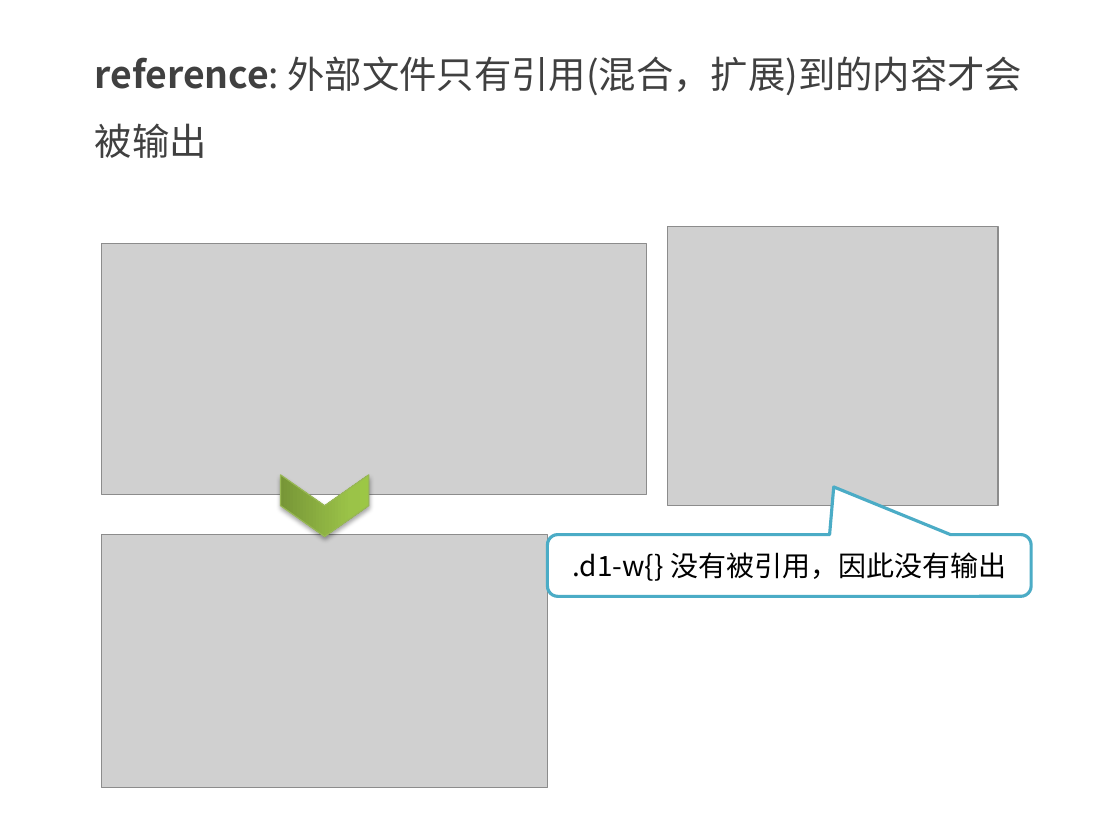
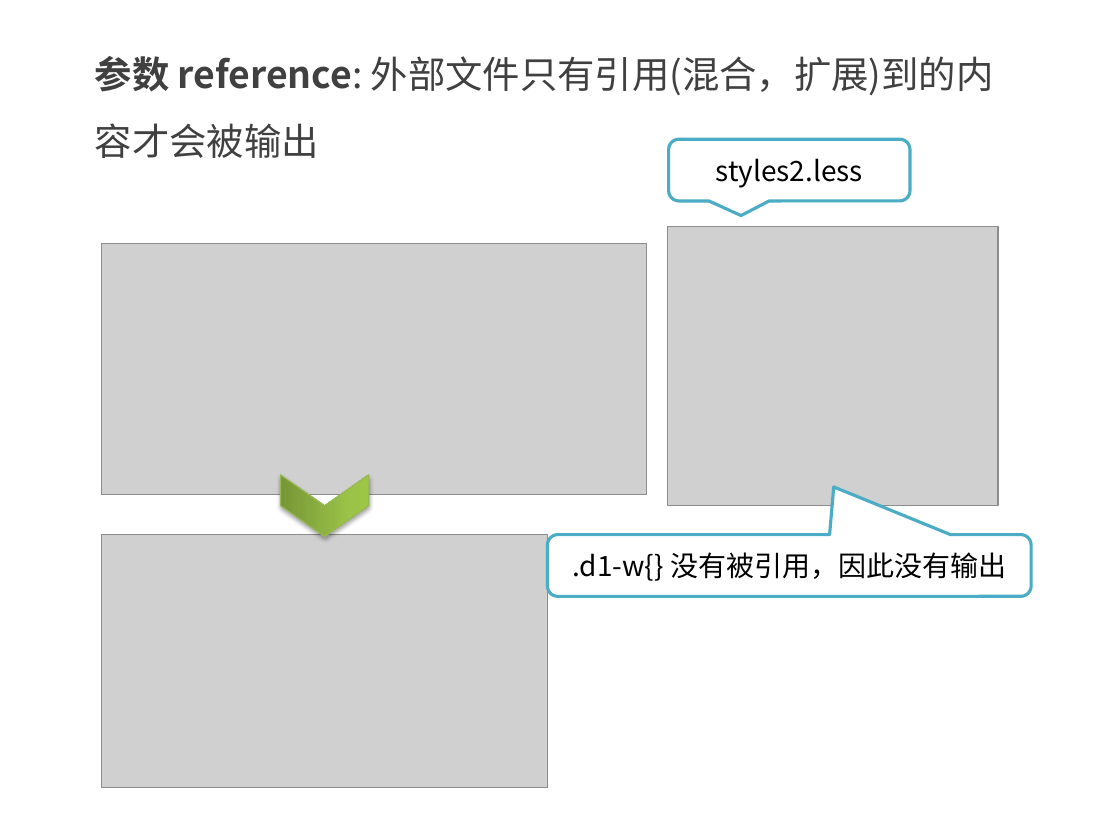
Before and after one commit to kong66/less-class, a slide deck: slide 13 of less-9-分离属性和引入.pptx. Drawn at 1120x840 pixels with LibreOffice and Linux fonts; fonts in the diff are those of the drawing; grey boxes stand for pictures. Boxes give left, top, right and bottom in pixels: in the first picture for what was removed or moved away, otherwise in the second. Text is boxed around its words. In the diff, an @@ line names an element or a change of style, - is before the commit and + after.

Commit message:
less

```diff
--- a/less-9-分离属性和引入.pptx
+++ b/less-9-分离属性和引入.pptx
@@ text at box(95, 56, 994, 158): text changed @@
-reference: 外部文件只有引用(混合，扩展)到的内容才会被输出
+参数 reference: 外部文件只有引用(混合，扩展)到的内容才会被输出
@@ rounded speech box added at box(669, 139, 911, 200), fill #FFFFFF, outline #4BACC6 2 pt, 18 pt, text #000000 @@
+styles2.less
```
Also in this commit, not shown: 7 other slides changed, 8 other files.
